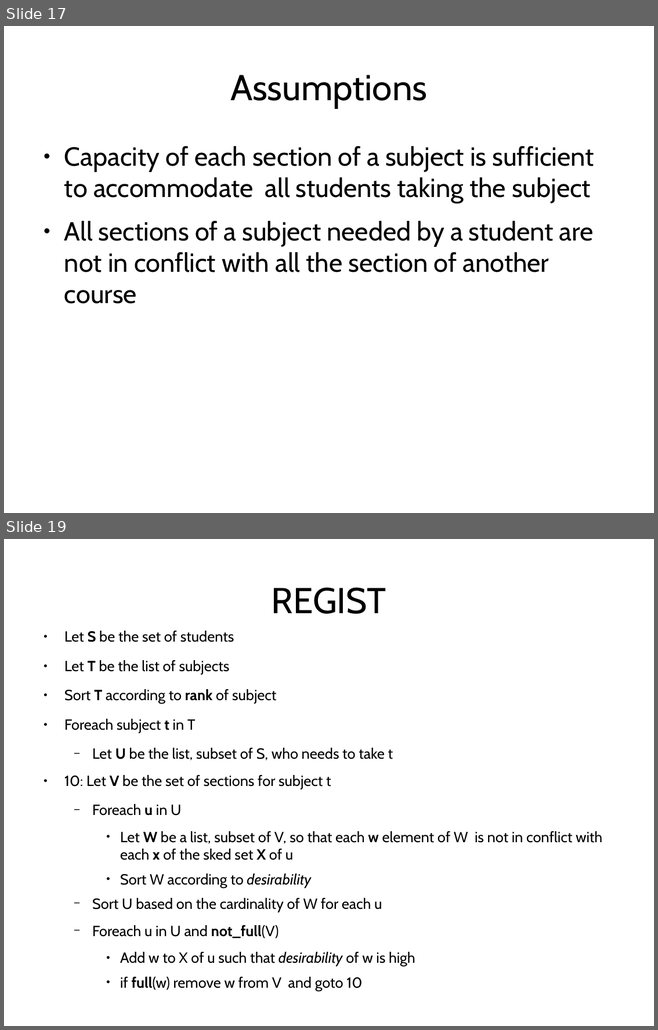
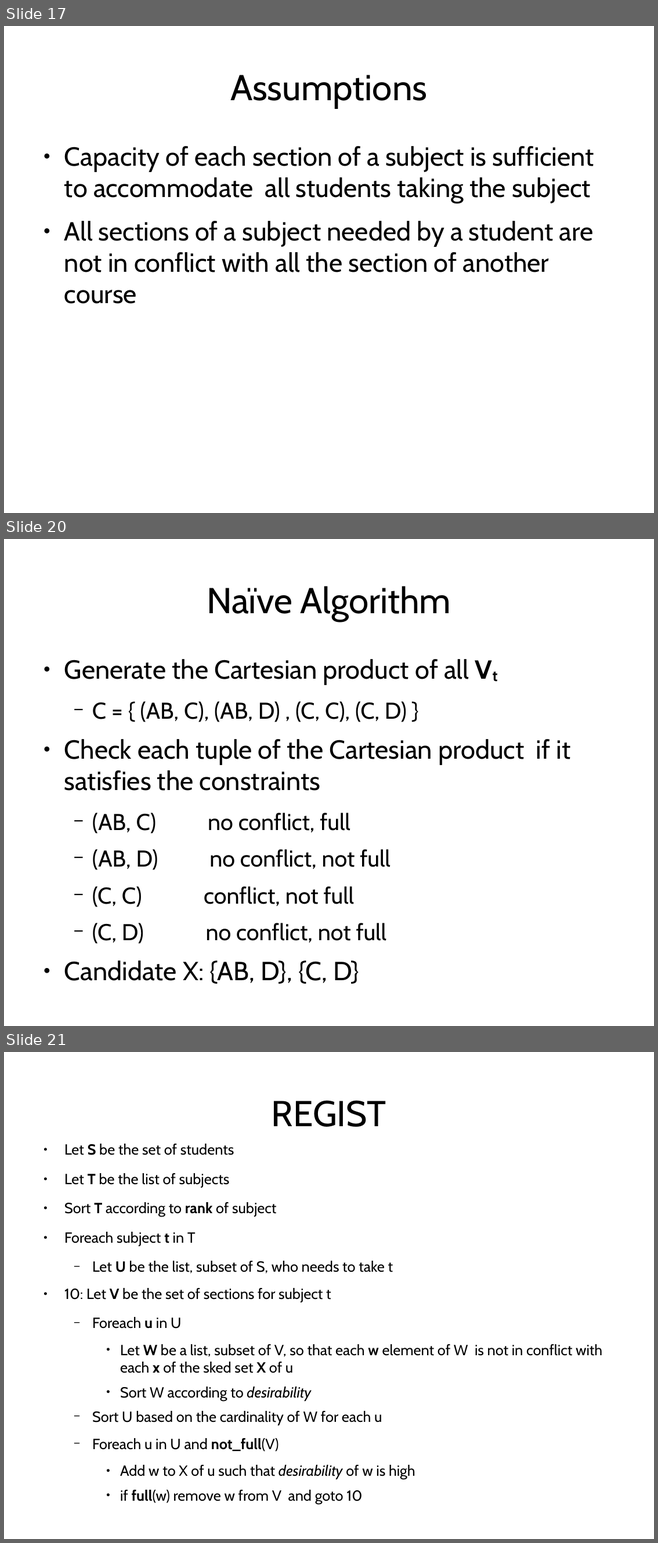
Before and after one commit to jachermocilla/jach-homepage, a slide deck: seminar-2008.odp. Shown one above the other, each under a label of ours: slides 17 and 19 before the commit, slides 17, 20 and 21 after it; the slides between them are not shown. The pictures are 658x1030 and 658x1543 pixels, drawn with LibreOffice and Linux fonts; fonts in the diff are those of the drawing. Boxes give left, top, right and bottom in pixels: in the first picture for what was removed or moved away, otherwise in the second. Text is boxed around its words. In the diff, an @@ line names an element or a change of style, - is before the commit and + after.

```diff
--- a/seminar-2008.odp
+++ b/seminar-2008.odp
@@ slide 20 added at (x1=4, y1=539, x2=654, y2=1026), background #FFFFFF @@
@@ title added at (x1=206, y1=586, x2=451, y2=621), 44 pt, text #000000 @@
+Naïve Algorithm
@@ text added at (x1=64, y1=659, x2=571, y2=984), 32 pt, text #000000 @@
+● Generate the Cartesian product of all Vt
+  − C = { (AB, C), (AB, D) , (C, C), (C, D) }
+● Check each tuple of the Cartesian product if it satisfies the constraints
+  − (AB, C) no conflict, full
+  − (AB, D) no conflict, not full
+  − (C, C) conflict, not full
+  − (C, D) no conflict, not full
+● Candidate X: {AB, D}, {C, D}
@@ what was slide 19 is now slide 21 @@
```
Also in this commit, not shown: 2 slides changed, 1 other slide added.
